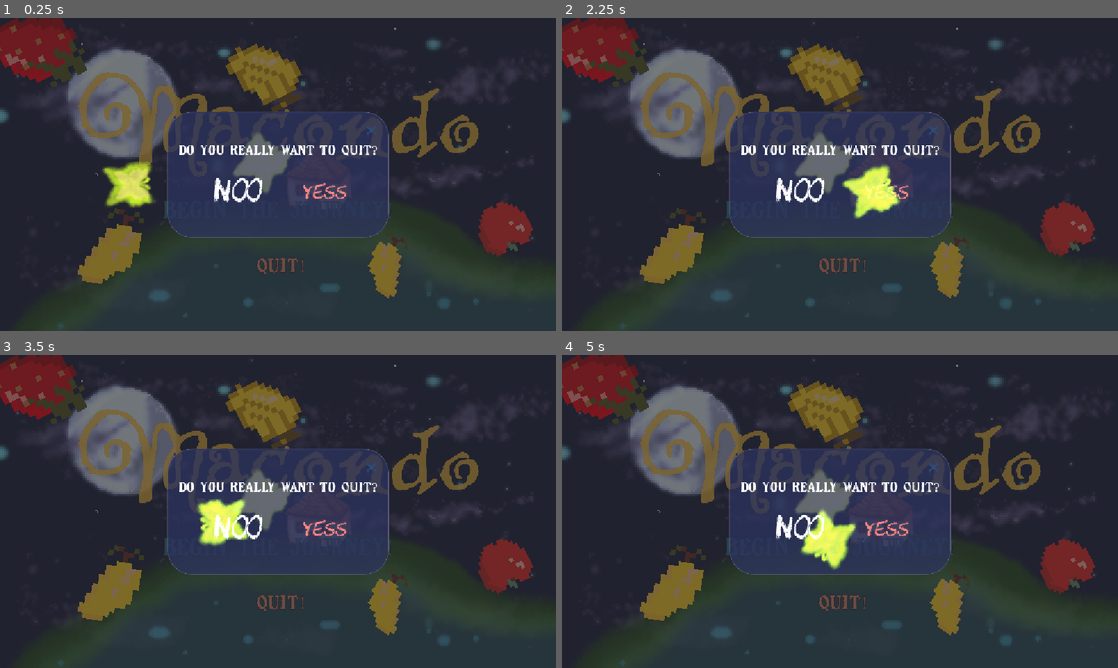
Above: before the commit, frames 1-4 (two rows, left to right).
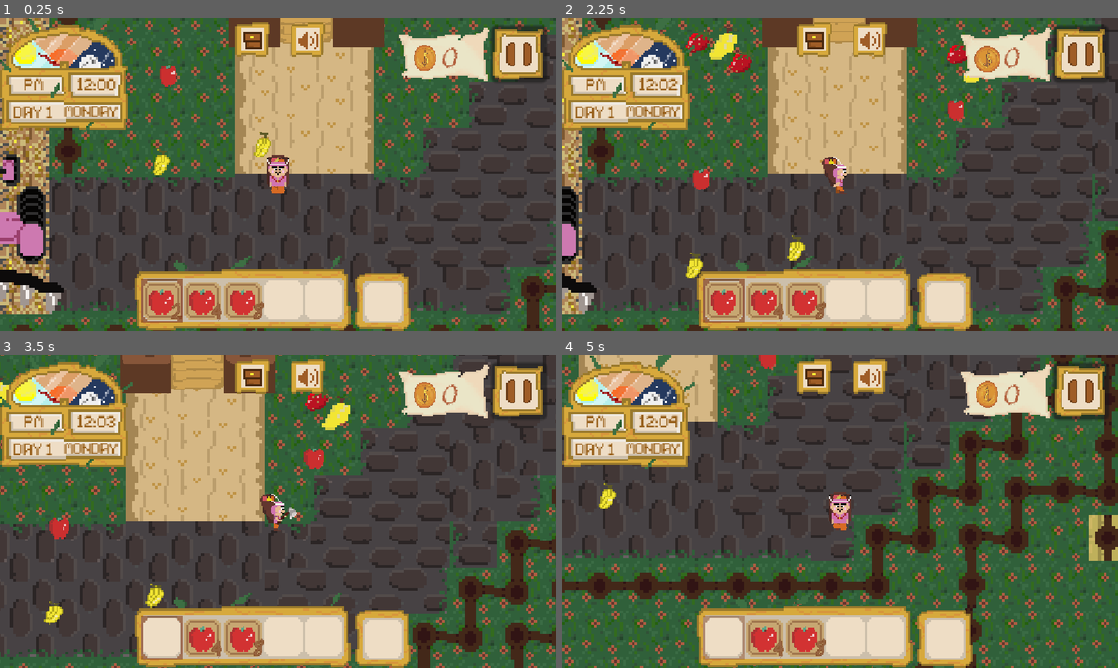
Above: after the commit, the same moments.

Repository: savageAryan/MOCONDO-FRUIT-BASH
Game: Godot game, scene res://scenes/world.tscn
Same seed, same stepped clock (60 frames per second), same inputs: the game is played once before the commit and once after it. Before the commit the project starts from res://scenes/mainmenu.tscn.
Inputs (mouse positions are in pixels of both pictures, inside the frame that each line leads up to):
- Up to frame 1 (0.25 s): no input
- Up to frame 2 (2.25 s): click (840, 212) at 0.5 s, where only the run before the commit has a clickable "BEGIN THE JOURNEY!"; click (840, 212) at 1.25 s, where only the run before the commit has a clickable "BEGIN THE JOURNEY!"; tap Enter at 2 s; move the mouse to (962, 158) at 2.02 s; hold D (right) from 2.03 s (still down); hold R (use) from 2.03 s (still down); click (962, 158) at 2.17 s
- Up to frame 3 (3.5 s): move the mouse to (166, 527) at 2.77 s; release D (right) at 2.78 s; release R (use) at 2.78 s; hold W (backward) from 2.78 s (still down); tap X (BREAK) at 2.85 s; click (166, 527) at 2.92 s; tap R (use) at 3.05 s
- Up to frame 4 (5 s): move the mouse to (895, 442) at 3.52 s; release W (backward) at 3.53 s; hold D (right) 3.53-4.28 s; hold R (use) 3.53-4.28 s; right-click (895, 442) at 3.6 s; click (895, 442) at 3.67 s; move the mouse to (812, 574) at 4.27 s; hold S (forward) from 4.28 s (still down); tap R (use) at 4.35 s; click (812, 574) at 4.42 s

The runs differ from the first frame. In frame 1, 94% of the frame differs, in the area x 0-100%, y 0-100%; in frame 2, 94%; in frame 3, 94%; in frame 4, 96%.

Commit message:
added a panel with blended borders from theme to give depth to the animatedsprite2d on the workshoppage.tscn but its so small and at cornel of the screen cause i ahve instsnciated it into workshop sceen and then did fit ti width inside the hboxcontainer, so i don't know how to fix that

Diff:
--- a/project.godot
+++ b/project.godot
@@ -11,7 +11,7 @@
 [application]
 
 config/name="MocondoFruitBash"
-run/main_scene="uid://dps1wlx6e4gv"
+run/main_scene="uid://b6oib7u6kipxw"
 config/features=PackedStringArray("4.7", "GL Compatibility")
 config/icon="res://icon.svg"
 
--- a/scenes/workshopoptions.tscn
+++ b/scenes/workshopoptions.tscn
@@ -249,9 +249,26 @@
 theme_override_styles/hover = SubResource("StyleBoxFlat_6t636")
 
 [node name="AnimatedSprite2D" type="AnimatedSprite2D" parent="." unique_id=1012708000]
-position = Vector2(47.075, 43.375)
-scale = Vector2(1.795, 1.795)
+position = Vector2(49.075, 41.375)
+scale = Vector2(6.46, 6.46)
 sprite_frames = SubResource("SpriteFrames_qtwlx")
+offset = Vector2(18.255, 14.48)
+
+[node name="Control" type="Control" parent="." unique_id=1600967469]
+layout_mode = 1
+anchors_preset = 15
+anchor_right = 1.0
+anchor_bottom = 1.0
+grow_horizontal = 2
+grow_vertical = 2
+mouse_filter = 2
+
+[node name="Panel" type="Panel" parent="Control" unique_id=924997489]
+layout_mode = 0
+offset_left = 13.075001
+offset_top = 11.375
+offset_right = 83.149994
+offset_bottom = 100.75
 
 [connection signal="button_down" from="Button" to="." method="_on_button_button_down"]
 [connection signal="button_up" from="Button" to="." method="_on_button_button_up"]
